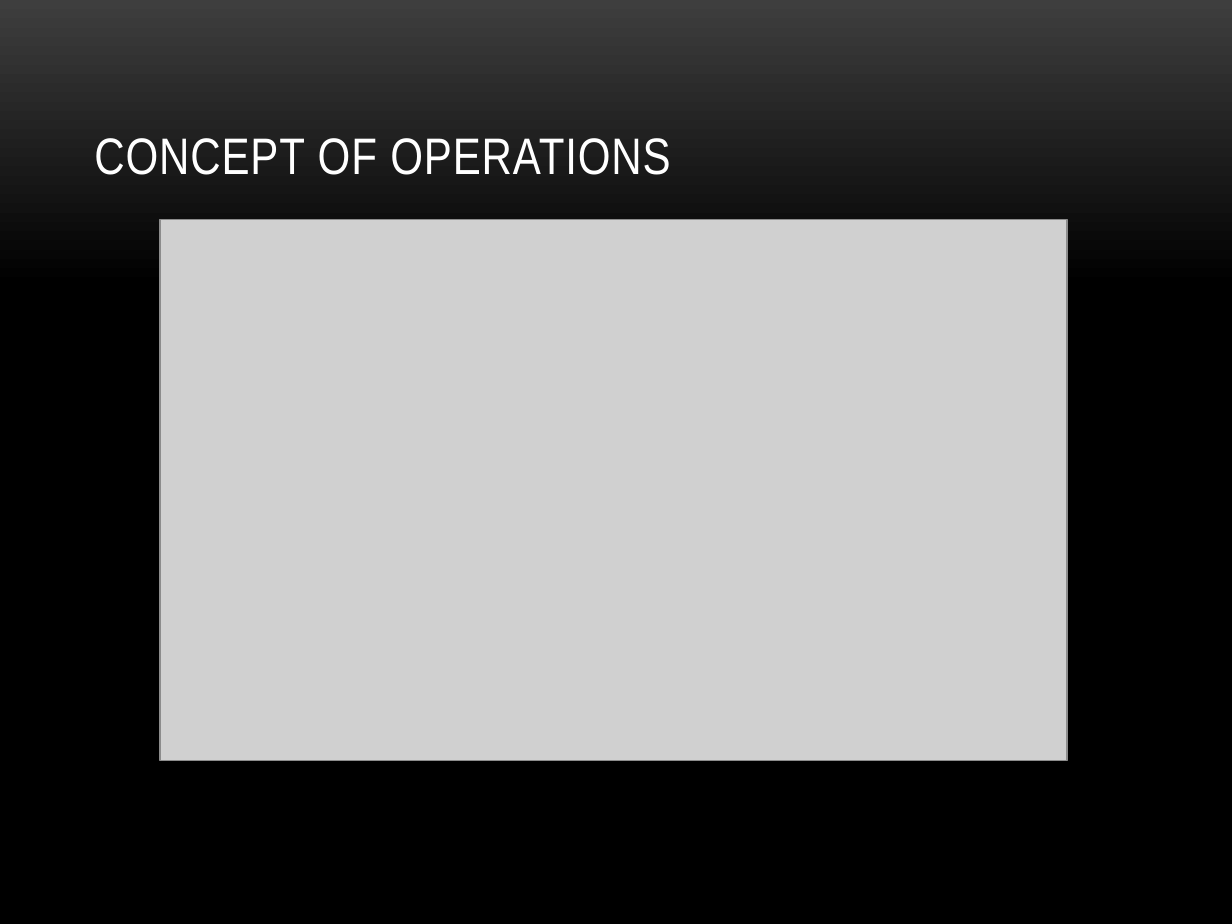
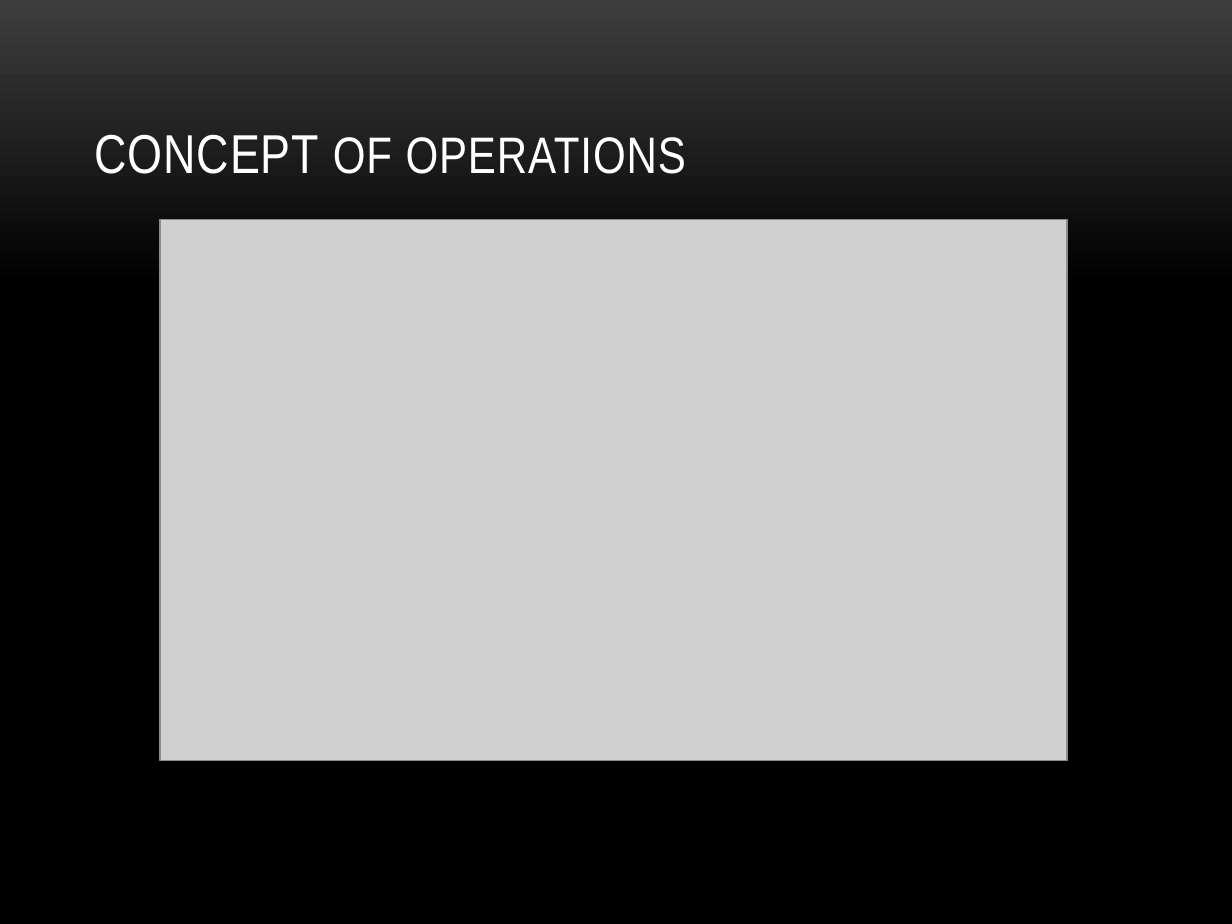
Before and after one commit to TISYE-GroupC/TermaCase, a slide deck: slide 3 of Document/SPS_Presentation.pptx. Drawn at 1232x924 pixels with LibreOffice and Linux fonts; fonts in the diff are those of the drawing; grey boxes stand for pictures; background and template pictures are left out. Boxes give left, top, right and bottom in pixels: in the first picture for what was removed or moved away, otherwise in the second. Text is boxed around its words. In the diff, an @@ line names an element or a change of style, - is before the commit and + after.

```diff
--- a/Document/SPS_Presentation.pptx
+++ b/Document/SPS_Presentation.pptx
@@ title "CONCEPT OF OPERATIONS" at bbox=[94, 134, 686, 174]: size 30 to 32 pt in "CONCEPT" @@
```
Also in this commit, not shown: 3 other slides changed, 1 slide added.
